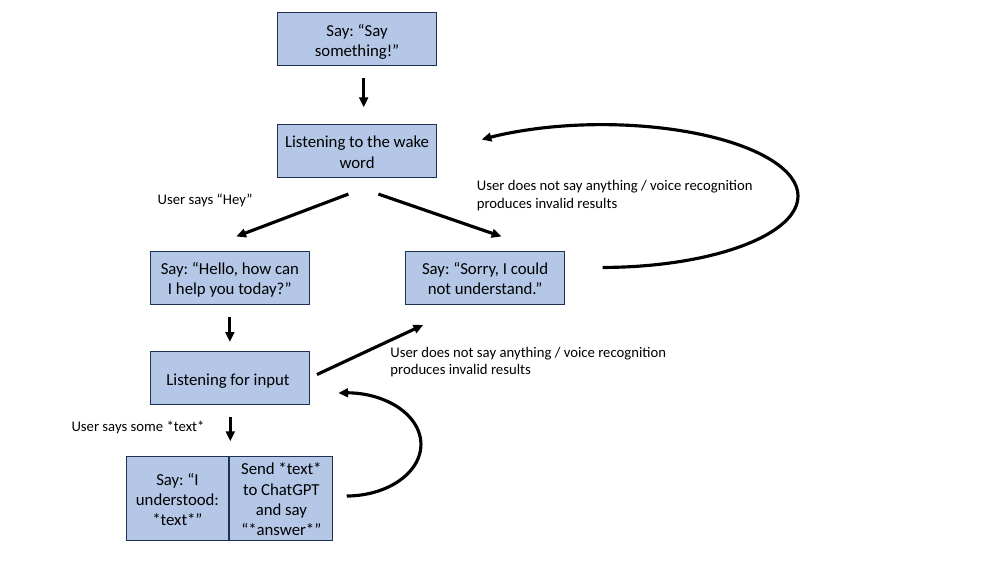
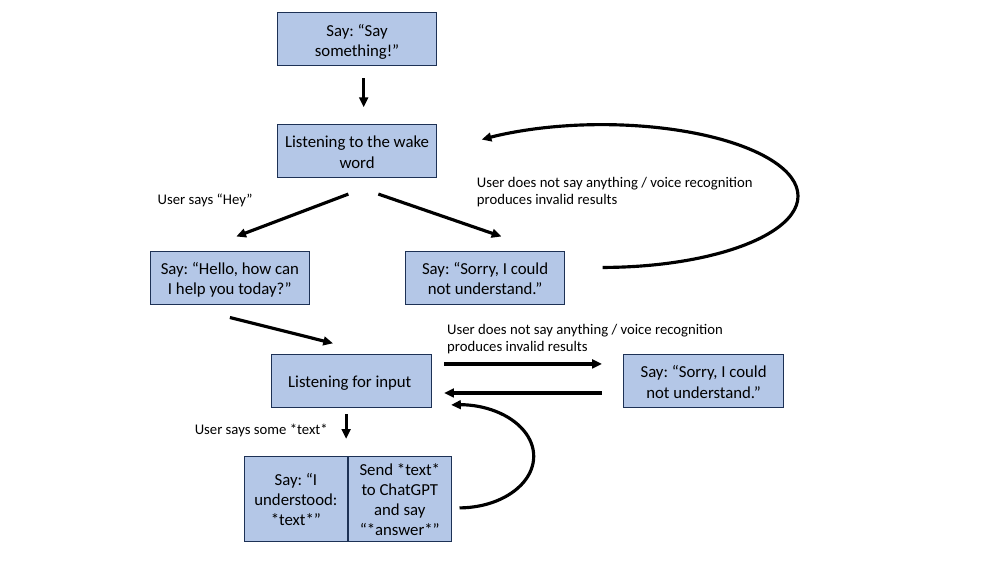
Before and after one commit to bernardzaborniak/chat-pie, a slide deck: slide 2 of ui_flowchart.pptx. Drawn at 1008x567 pixels with LibreOffice and Linux fonts; fonts in the diff are those of the drawing. Boxes give left, top, right and bottom in pixels: in the first picture for what was removed or moved away, otherwise in the second. Text is boxed around its words. In the diff, an @@ line names an element or a change of style, - is before the commit and + after.

Commit message:
updated flowchart ppt (2)

```diff
--- a/ui_flowchart.pptx
+++ b/ui_flowchart.pptx
@@ text "User does not say anything ..." moved from (x1=477, y1=179, x2=753, y2=211) to (x1=477, y1=176, x2=753, y2=207) @@
@@ arrow moved from (230, 318) - (230, 342) to (230, 318) - (333, 343) @@
@@ arrow removed from (317, 374) to (423, 325) @@
@@ text "User does not say anything ..." moved from (x1=390, y1=346, x2=666, y2=377) to (x1=447, y1=324, x2=723, y2=354) @@
@@ rectangle "Listening for input" moved from (x1=150, y1=352, x2=310, y2=405) to (x1=272, y1=355, x2=432, y2=408) @@
@@ rectangle added at (x1=624, y1=355, x2=783, y2=408), fill #B4C7E7, outline #1E3256 1 pt, 16 pt, text #000000 @@
+Say: “Sorry, I could not understand.”
@@ arrow added from (445, 364) to (602, 364), #000000 3 pt @@
@@ text "User says some *text*" moved from (x1=72, y1=420, x2=205, y2=434) to (x1=195, y1=423, x2=328, y2=437) @@
@@ arrow moved from (231, 417) - (231, 441) to (346, 414) - (346, 439) @@
@@ arc (boxed as its full ellipse) moved from (x1=271, y1=393, x2=421, y2=496) to (x1=385, y1=405, x2=534, y2=509) @@
@@ arrow added from (602, 393) to (445, 393), #000000 3 pt @@
@@ rectangle "Say: “I understood: *text*”" moved from (x1=126, y1=456, x2=229, y2=541) to (x1=244, y1=457, x2=347, y2=541) @@
@@ rectangle "Send *text* to ChatGPT and ..." moved from (x1=230, y1=456, x2=333, y2=541) to (x1=349, y1=457, x2=451, y2=541) @@
```
